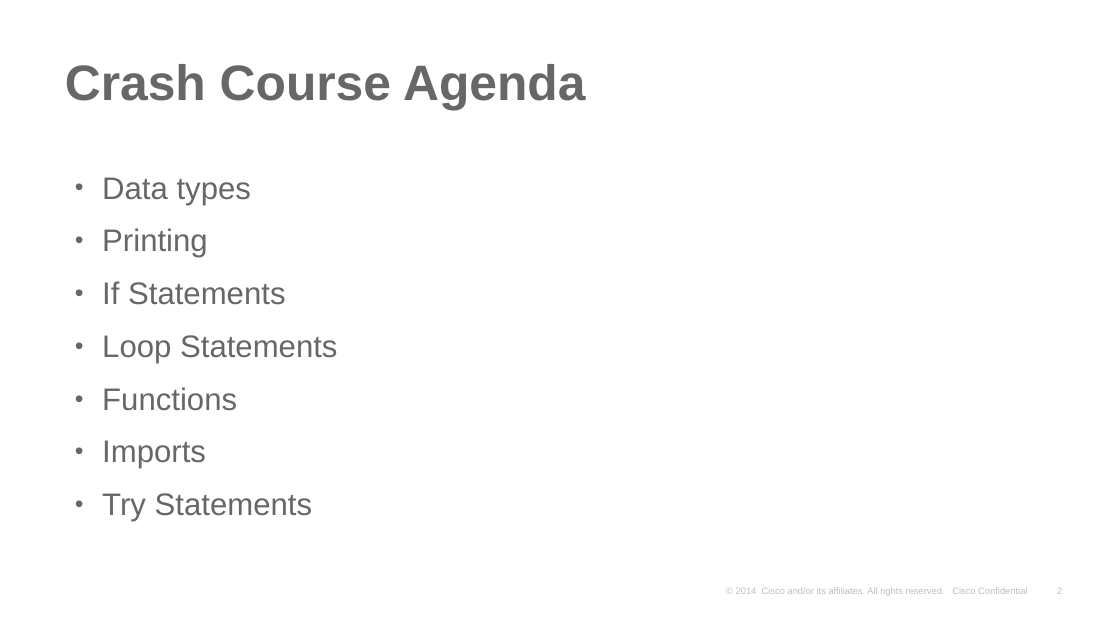
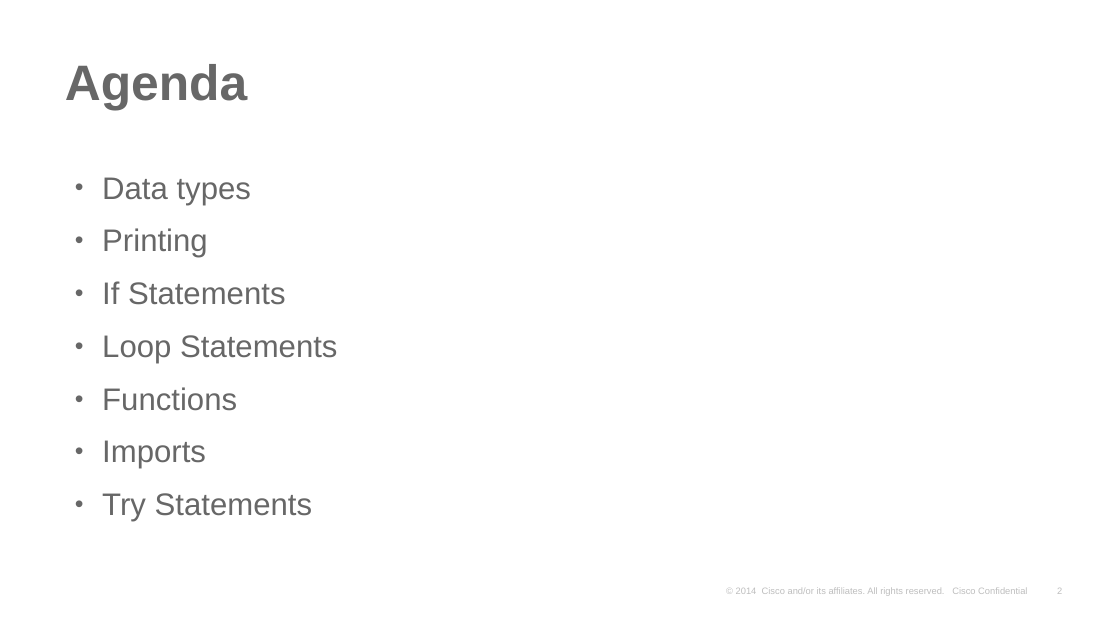
Before and after one commit to spirrello/devshow, a slide deck: slide 2 of Python101.pptx. Drawn at 1120x630 pixels with LibreOffice and Linux fonts; fonts in the diff are those of the drawing; background and template pictures are left out. Boxes give left, top, right and bottom in pixels: in the first picture for what was removed or moved away, otherwise in the second. Text is boxed around its words. In the diff, an @@ line names an element or a change of style, - is before the commit and + after.

```diff
--- a/Python101.pptx
+++ b/Python101.pptx
@@ title at (65,64,247,111): text changed @@
-Crash Course Agenda
+Agenda
```
Also in this commit, not shown: 1 other slide changed, 1 slide removed, 5 other files.
